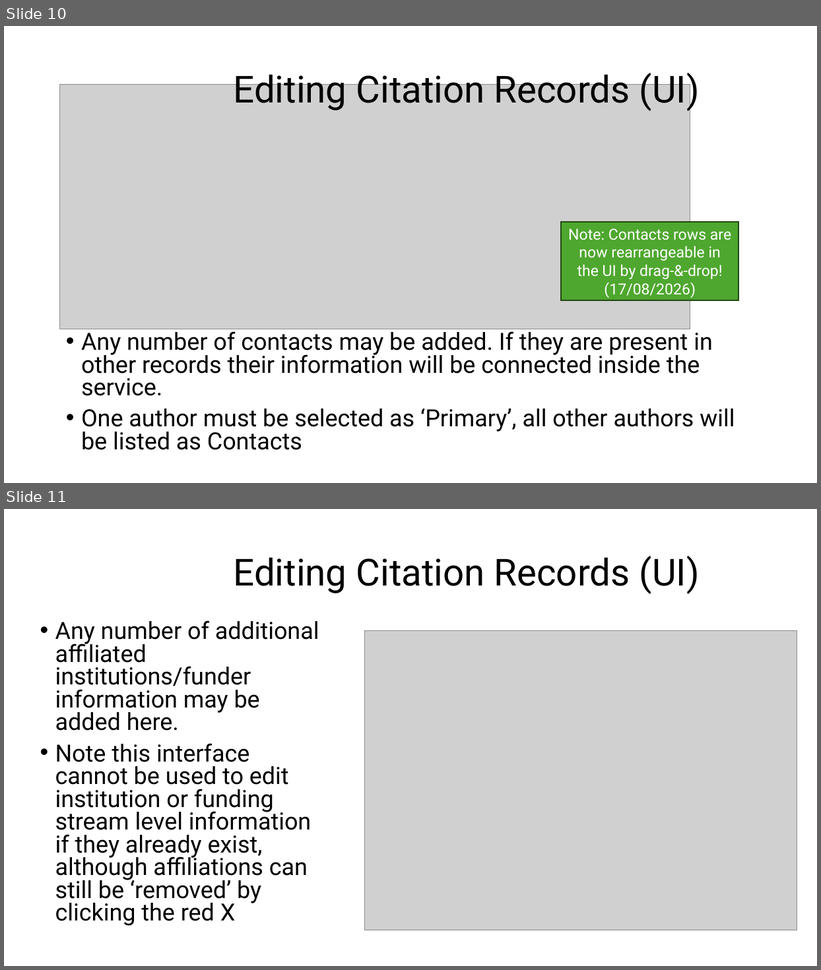
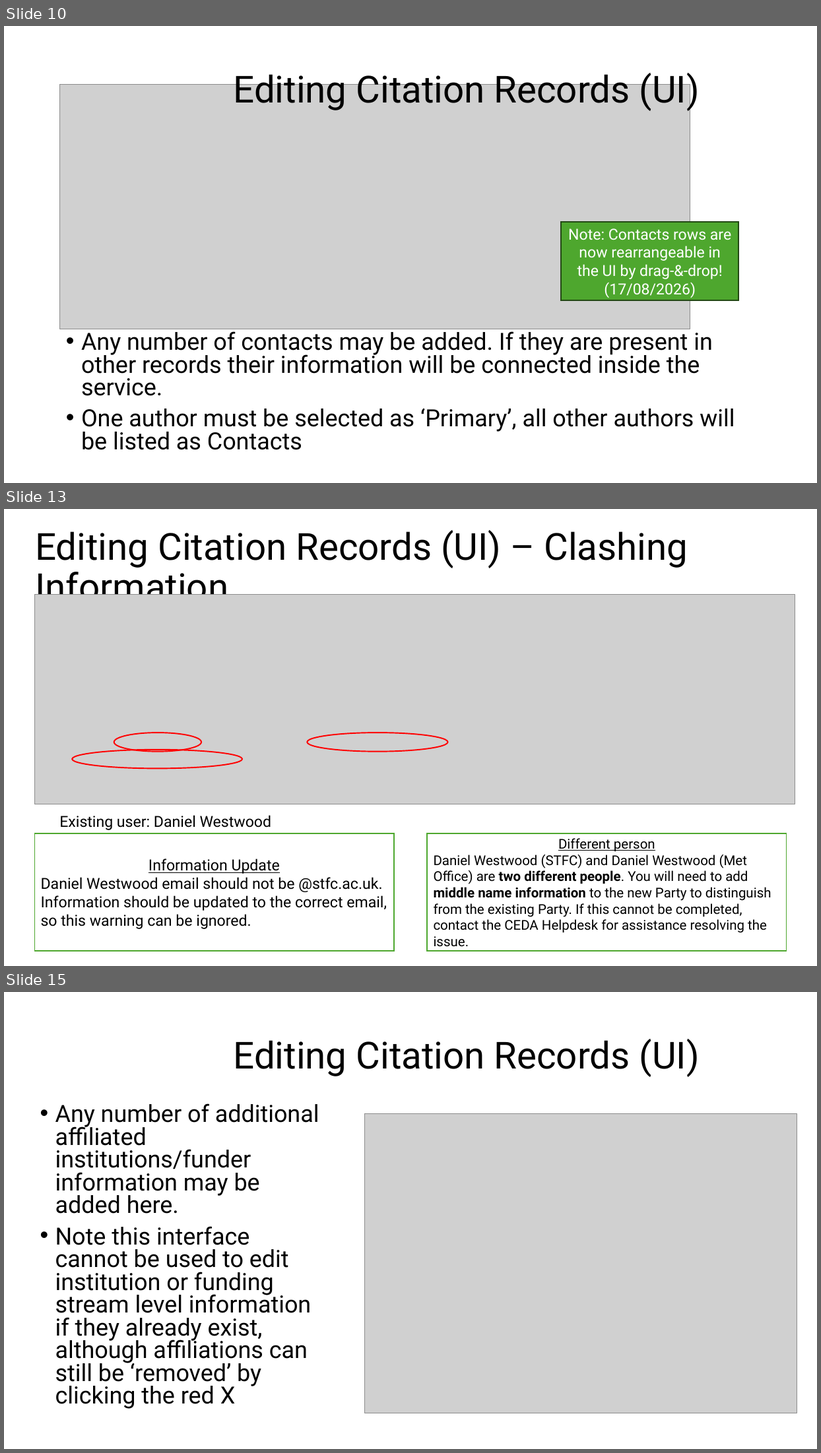
Before and after one commit to cedadev/cmip7-citation-service, a slide deck: docs/CitationReviewerGuide.pptx. Shown one above the other, each under a label of ours: slides 10 and 11 before the commit, slides 10, 13 and 15 after it; the slides between them are not shown. The pictures are 821x970 and 821x1453 pixels, drawn with LibreOffice and Linux fonts; fonts in the diff are those of the drawing; grey boxes stand for pictures. Boxes give left, top, right and bottom in pixels: in the first picture for what was removed or moved away, otherwise in the second. Text is boxed around its words. In the diff, an @@ line names an element or a change of style, - is before the commit and + after.

Commit message:
Updated Reviewer Guide with Clash Resolution instructions

```diff
--- a/docs/CitationReviewerGuide.pptx
+++ b/docs/CitationReviewerGuide.pptx
@@ slide 13 added at <box>4,509,817,966</box>, background #FFFFFF @@
@@ title added at <box>35,530,688,595</box>, 44 pt, text #000000 @@
+Editing Citation Records (UI) – Clashing Information
@@ picture added at <box>34,594,795,804</box> @@
@@ ellipse added at <box>114,733,201,752</box>, outline #FF0000 1.5 pt @@
@@ ellipse added at <box>307,733,448,752</box>, outline #FF0000 1.5 pt @@
@@ ellipse added at <box>73,750,242,769</box>, outline #FF0000 1.5 pt @@
@@ text added at <box>59,815,272,834</box>, 18 pt, text #000000 @@
+Existing user: Daniel Westwood (daniel.westwood@stfc.ac.uk)
@@ rectangle added at <box>34,834,394,952</box>, fill #FFFFFF, outline #4EA72E 1.5 pt, 18 pt, text #000000 @@
+Information Update
+Daniel Westwood email should not be @stfc.ac.uk. Information should be updated to the correct email, so this warning can be ignored.
@@ rectangle added at <box>427,834,787,952</box>, fill #FFFFFF, outline #4EA72E 1.5 pt, 16 pt, text #000000 @@
+Different person
+Daniel Westwood (STFC) and Daniel Westwood (Met Office) are two different people. You will need to add middle name information to the new Party to distinguish from the existing Party. If this cannot be completed, contact the CEDA Helpdesk for assistance resolving the issue.
@@ what was slide 11 is now slide 15 @@
```
Also in this commit, not shown: 2 slides changed, 3 other slides added, 1 other file.
